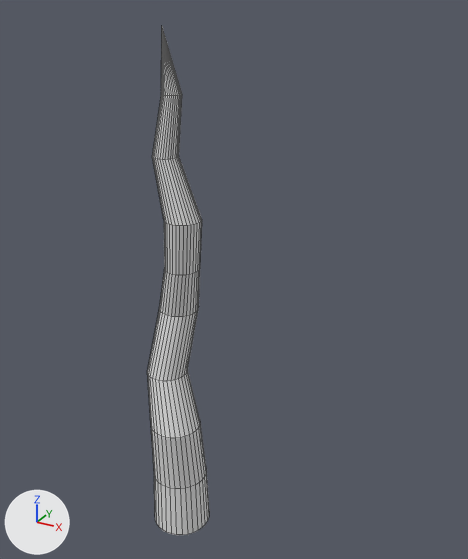
The Blender file Env_Tree_Normal_A.blend: old version first, new version second.
Before and after are seen from a 50 mm camera at (10.53, -15.2, 16.47) aimed at (1.73, 0.8, 8.47). Every picture has the same lights, and +X, +Y and +Z are marked at lower left. The picture after the commit comes second. Mesh edges are drawn as thin lines.

Before the edit, the objects in view are built like this:
```python
me_柱体 = bpy.data.meshes.new('柱体')
me_柱体.from_pydata(...)  # 289 vertices, 289 faces; spans x -1.0..1.0, y -1.1..1.1, z -1.0..15.7
ob_柱体 = bpy.data.objects.new('柱体', me_柱体)
ob_柱体.location = (0.0, 0.0, 0.0)
```
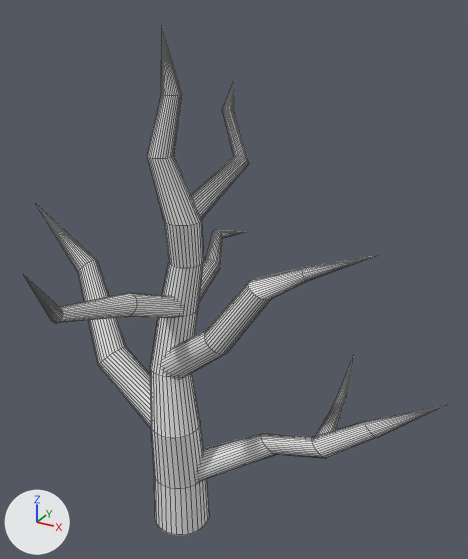
Location of each change, (x1, y1, x2, y2) in pixels of the pictures (468 x 559 px; the box of a moved part takes in the faces that stretch with it):
'柱体', reshaped (571% wider): before (147, 27, 209, 535); after (24, 27, 446, 535)
part 1 of me_柱体, added: after (161, 256, 375, 379)
part 2 of me_柱体, added: after (197, 405, 446, 481)
part 3 of me_柱体, added: after (24, 275, 183, 323)
part 4 of me_柱体, added: after (36, 204, 151, 429)
part 5 of me_柱体, added: after (191, 82, 249, 219)
part 6 of me_柱体, added: after (199, 230, 244, 302)
part 7 of me_柱体, added: after (315, 358, 353, 437)
part 8 of me_柱体, moved or reshaped: before (147, 309, 200, 438); after (150, 310, 200, 438)
part 9 of me_柱体, moved or reshaped: before (152, 95, 202, 317); after (147, 95, 204, 316)

What changed in the scene script:
```text
Change me_柱体:
    used by ob_柱体; location = (0.0, 0.0, 0.0)
    remove me_柱体.from_pydata(...)  # 289 vertices, 289 faces; spans x -1.0..1.0, y -1.1..1.1, z -1.0..15.7
    add me_柱体.from_pydata(...)  # 1032 vertices, 1025 faces; spans x -7.3..8.4, y -5.9..5.1, z -1.0..15.7
    me_柱体 part 1: a new loose piece of 129 vertices spanning x -0.6..6.2, y -1.4..0.5, z 4.9..10.2
    me_柱体 part 2: a new loose piece of 129 vertices spanning x -0.5..8.4, y -0.6..1.3, z 0.7..5.9
    me_柱体 part 3: a new loose piece of 97 vertices spanning x -0.5..0.6, y -5.9..0.8, z 7.0..10.9
    me_柱体 part 4: a new loose piece of 97 vertices spanning x -7.3..0.7, y -0.9..1.9, z 2.6..9.3
    me_柱体 part 5: a new loose piece of 97 vertices spanning x 0.0..1.5, y -0.4..3.6, z 10.1..14.0
    me_柱体 part 6: a new loose piece of 97 vertices spanning x -0.8..0.4, y 0.1..5.1, z 6.9..8.8
    me_柱体 part 7: a new loose piece of 97 vertices spanning x 4.6..5.2, y 0.5..3.4, z 3.1..5.4
    me_柱体 part 8
    21 vertices in x -1.0..0.3, y -0.7..0.7, z 5.0 move by (0.1, 0.0, 0.3)
    11 vertices in x -1.0..0.3, y -0.7..0.7, z 5.0 move by (0.2, 0.0, 0.3)
    me_柱体 part 9
    2 vertices are removed from x -0.3..0.3, y 0.1, z 12.3
    16 faces are deleted
    23 vertices in x -0.3..0.8, y -0.3..0.7, z 8.8 move by (0.0, 0.2, 0.1)
    17 vertices in x -0.4..0.4, y -0.5..0.2, z 12.3 move by (0.0, -0.2, 0.0)
    11 vertices in x -0.4..0.4, y -0.4..0.3, z 12.3 move by (0.0, -0.3, 0.0)
    9 vertices in x -0.3..0.8, y -0.4..0.5, z 8.8 move by (0.0, 0.3, 0.1)
    2 vertices move within x -0.3..0.3, y -0.2, z 12.3
    2 vertices are added at (0.3, -0.5, 12.3), (-0.3, -0.5, 12.3)
    16 new faces join them
```
